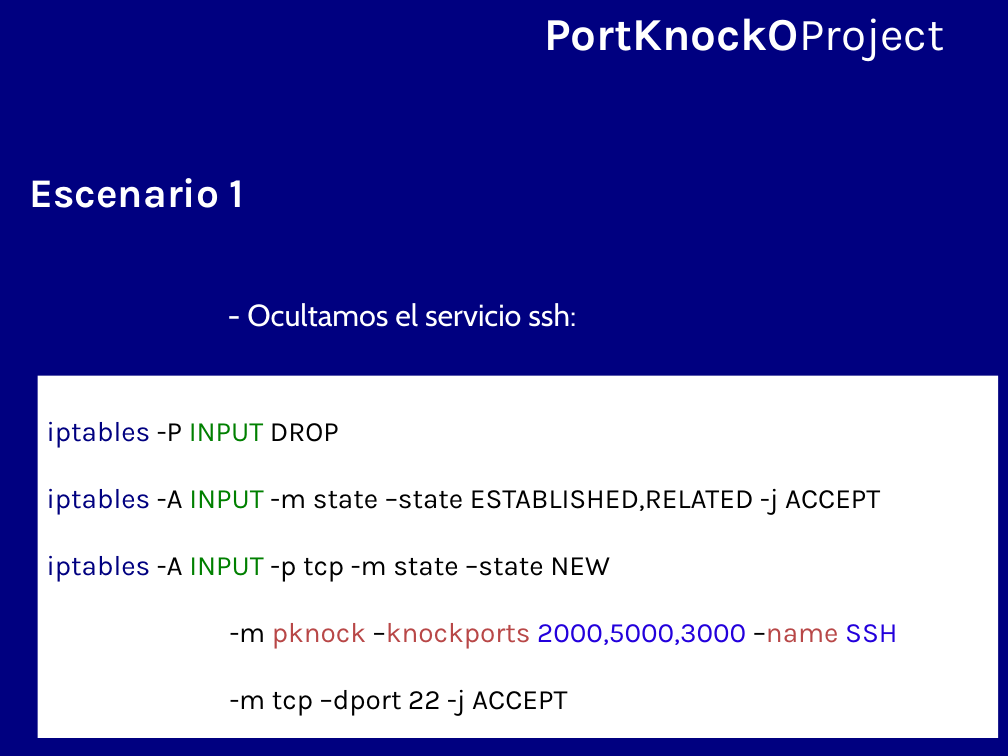
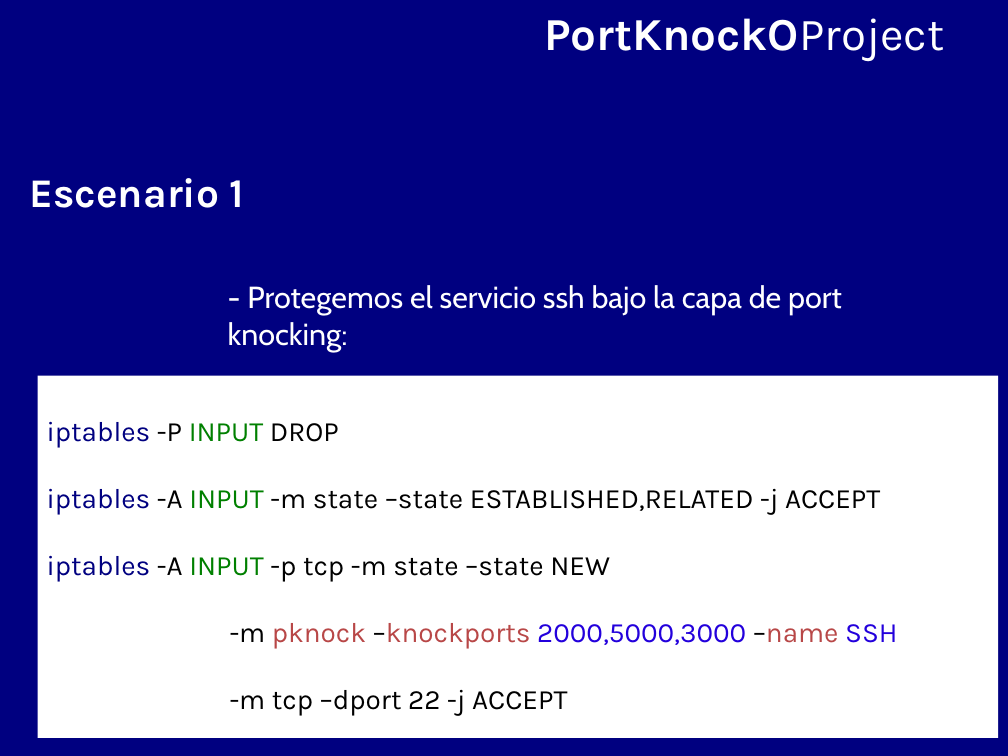
Before and after one commit to BackupTheBerlios/portknocko-svn, a slide deck: slide 7 of trunk/jornadas/jornadas.odp. Drawn at 1008x756 pixels with LibreOffice and Linux fonts; fonts in the diff are those of the drawing. Boxes give left, top, right and bottom in pixels: in the first picture for what was removed or moved away, otherwise in the second. Text is boxed around its words. In the diff, an @@ line names an element or a change of style, - is before the commit and + after.

```diff
--- a/trunk/jornadas/jornadas.odp
+++ b/trunk/jornadas/jornadas.odp
@@ text at [228, 285, 842, 352]: text changed @@
-- Ocultamos el servicio ssh:
+- Protegemos el servicio ssh bajo la capa de port
+knocking:
```
